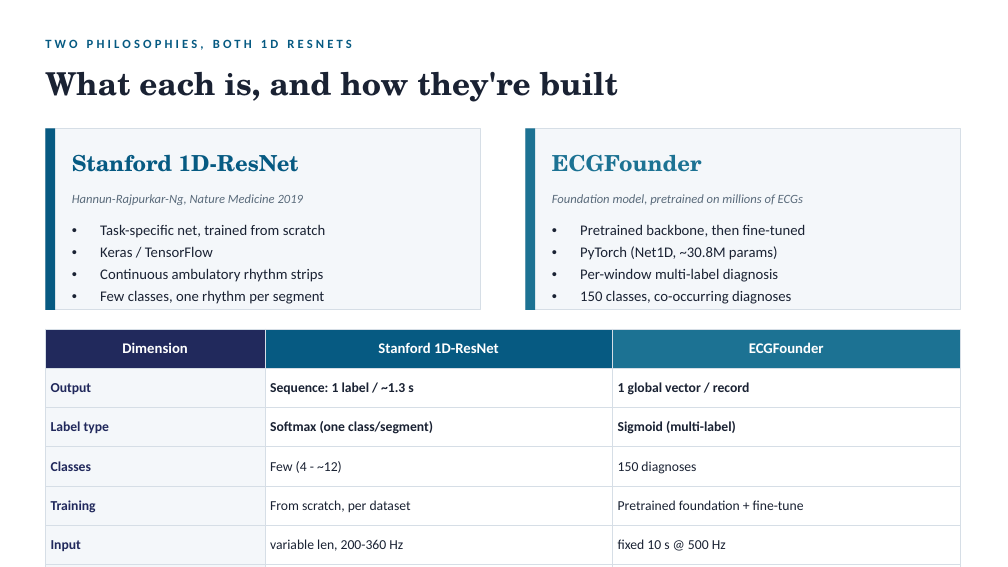
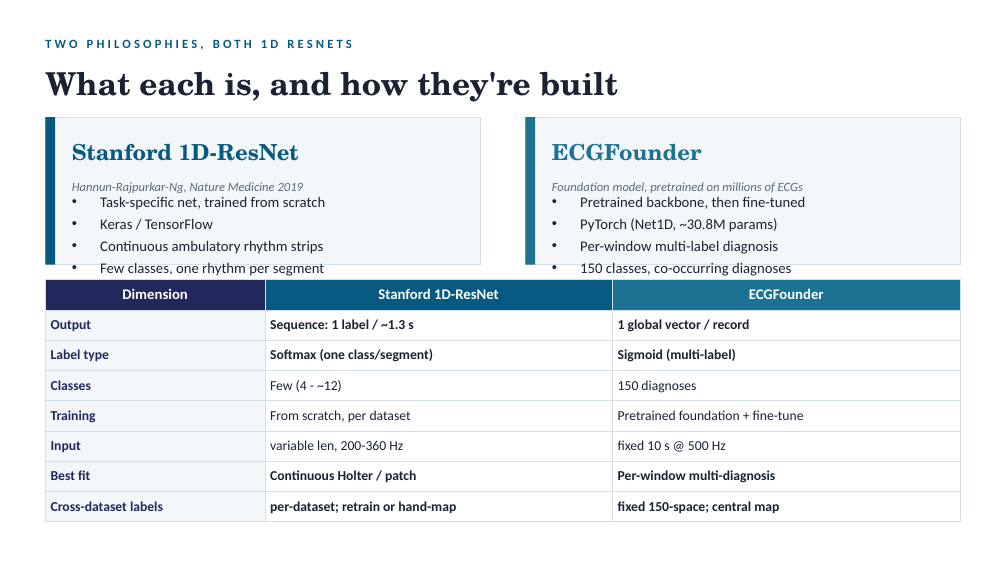
Before and after one commit to yuan842/ECGFounder, a slide deck: slide 1 of docs/Stanford_vs_ECGFounder_2page.pptx. Drawn at 1008x567 pixels with LibreOffice and Linux fonts; fonts in the diff are those of the drawing. Boxes give left, top, right and bottom in pixels: in the first picture for what was removed or moved away, otherwise in the second. Text is boxed around its words. In the diff, an @@ line names an element or a change of style, - is before the commit and + after.

```diff
--- a/docs/Stanford_vs_ECGFounder_2page.pptx
+++ b/docs/Stanford_vs_ECGFounder_2page.pptx
@@ rectangle: place and size @@
-rectangle at (45, 129, 480, 310)
+rectangle at (45, 117, 480, 265)
@@ rectangle: place and size @@
-rectangle at (45, 129, 55, 310)
+rectangle at (45, 117, 55, 265)
@@ rectangle: place and size @@
-rectangle at (526, 129, 960, 310)
+rectangle at (526, 117, 960, 265)
@@ rectangle: place and size @@
-rectangle at (526, 129, 535, 310)
+rectangle at (526, 117, 535, 265)
@@ 4 texts: place and size @@
-4 texts at (72, 154, 803, 205)
+4 texts at (72, 143, 803, 193)
@@ text "Task-specific net, trained from scratch": place and size @@
-text "Task-specific net, trained from scratch" at (100, 224, 325, 304)
+text "Task-specific net, trained from scratch" at (100, 196, 325, 276)
@@ text "Pretrained backbone, then fine-tuned": place and size @@
-text "Pretrained backbone, then fine-tuned" at (580, 224, 806, 304)
+text "Pretrained backbone, then fine-tuned" at (580, 196, 806, 276)
@@ table at (45, 280, 960, 517) @@
+row 8: Cross-dataset labels | per-dataset; retrain or hand-map | fixed 150-space; central map
@@ table: place and size @@
-table at (45, 329, 960, 555)
+table at (45, 280, 960, 517)
```
Also in this commit, not shown: 3 other files.
